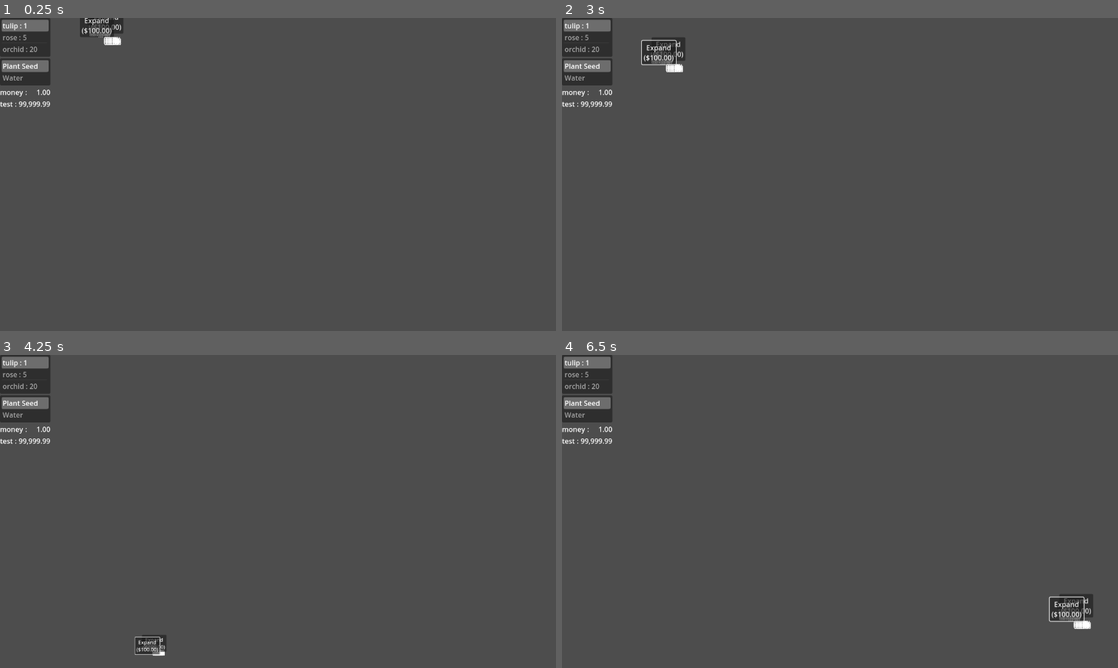
Above: before the commit, frames 1-4 (two rows, left to right).
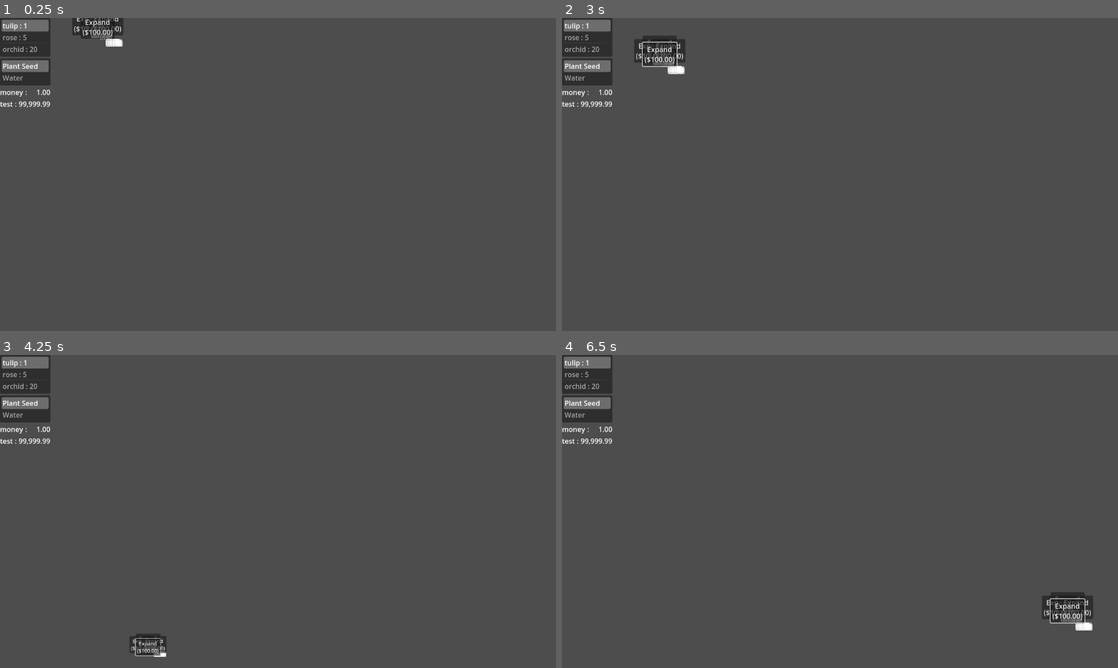
Above: after the commit, the same moments.

Repository: AtkinTC/Godot-Garden
Game: Godot game, scene res://Scenes/main.tscn
Same seed, same stepped clock (60 frames per second), same inputs: the game is played once before the commit and once after it.
Inputs (mouse positions are in pixels of both pictures, inside the frame that each line leads up to):
- Up to frame 1 (0.25 s): no input
- Up to frame 2 (3 s): click (650, 21) at 0.52 s; click "Expand ($100.00)" at 1.25 s; click "Expand ($100.00)" at 2 s; tap Enter at 2.75 s; move the mouse to (812, 237) at 2.77 s; hold W (ui_up) from 2.78 s (still down); tap Mouse wheel up (zoom_in) at 2.85 s
- Up to frame 3 (4.25 s): keep holding W (ui_up); move the mouse to (444, 558) at 3.52 s; tap Mouse wheel down (zoom_out) at 3.6 s
- Up to frame 4 (6.5 s): move the mouse to (673, 464) at 4.27 s; release W (ui_up) at 4.28 s; hold A (ui_left) 4.28-5.78 s; tap Mouse wheel up (zoom_in) at 4.35, 5.85 s; tap Space at 5 s; move the mouse to (867, 511) at 5.02 s; tap Mouse wheel down (zoom_out) at 5.1 s; tap Enter at 5.75 s; move the mouse to (756, 433) at 5.77 s; hold S (ui_down) from 5.78 s (still down)

The runs differ from the first frame. In frame 1, 0.4% of the frame differs, in the area x 13-23%, y 0-10%; in frame 2, 0.6%, in the area x 13-23%, y 5-18%; in frame 3, 0.3%; in frame 4, 0.6%.
Error in both runs: Invalid access to property or key 'minimum_size' on a base object of type 'TextureProgressBar'. (res://Scenes/Garden/GardenPlotNode.gd:66)

Commit message:
Garden can be expanded in every direction
-replaced PlantManager garden_plots dictionary with custom Array2D
-created reusable GardenExpandPanel to use for each direction

Diff:
--- /dev/null
+++ b/Scenes/Garden/GardenExpandPanel.gd
@@ -0,0 +1,31 @@
+extends Control
+class_name GardenExpandPanel
+
+signal expand_panel_pressed(exp_v : Vector2)
+
+@onready var button : Button = $ExpandButton
+
+@export var expand_v : Vector2 = Vector2.ZERO
+@export_node_path var garden_path : NodePath
+var parent_garden : GardenGrid
+
+func _ready():
+	var node = get_node_or_null(garden_path)
+	if(node != null && node is GardenGrid):
+		parent_garden = node
+		expand_panel_pressed.connect(parent_garden._on_expand_panel_pressed)
+
+	update_display_price()
+
+func _process(delta):
+	update_display_price()
+
+func update_display_price():
+	if(parent_garden == null):
+		return
+
+	var price := parent_garden.get_expansion_price(expand_v)
+	button.text = "Expand\n($%.2f)" % price
+
+func _on_expand_button_pressed():
+	expand_panel_pressed.emit(expand_v)
--- /dev/null
+++ b/Scenes/Garden/GardenExpandPanel.tscn
@@ -0,0 +1,27 @@
+[gd_scene load_steps=2 format=3 uid="uid://d1f4uahxtegx1"]
+
+[ext_resource type="Script" path="res://Scenes/Garden/GardenExpandPanel.gd" id="1_tnc7q"]
+
+[node name="ExpandPanel" type="Panel"]
+minimum_size = Vector2(100, 100)
+offset_left = 208.0
+offset_right = 308.0
+offset_bottom = 100.0
+script = ExtResource( "1_tnc7q" )
+
+[node name="ExpandButton" type="Button" parent="."]
+anchor_left = 0.5
+anchor_top = 0.5
+anchor_right = 0.5
+anchor_bottom = 0.5
+offset_left = -33.0
+offset_top = -15.5
+offset_right = 33.0
+offset_bottom = 15.5
+grow_horizontal = 2
+grow_vertical = 2
+text = "Expand
+($100)"
+metadata/_edit_use_custom_anchors = false
+
+[connection signal="pressed" from="ExpandButton" to="." method="_on_expand_button_pressed"]
--- a/Scenes/Garden/GardenGrid.gd
+++ b/Scenes/Garden/GardenGrid.gd
@@ -5,11 +5,10 @@
 
 @onready var grid : GridContainer = $UIGrid/Grid
 
-@onready var expand_right_button: Button = $UIGrid/Right/ExpandRightButton
-@onready var expand_down_button: Button = $UIGrid/Down/ExpandDownButton
-
-var width: int = 3
-var height: int = 3
+var min_x : int = -1
+var max_x : int = 1
+var min_y : int = -1
+var max_y : int = 1
 
 @export var plot_base_price : float = (100.0/3)
 @export var min_garden_size : int = 9
@@ -17,56 +16,52 @@
 # Called when the node enters the scene tree for the first time.
 func _ready():
 	position = Vector2.ZERO
-	PlantManager.setup_garden_plots(width, height)
+	PlantManager.setup_garden_plots(Vector2(width(), height()), Vector2(min_x, min_y))
 	reset_grid_plots()
-	update_expand_price_display()
+
+func width() -> int:
+	return max_x - min_x + 1
+
+func height()  -> int:
+	return max_y - min_y + 1
 
 func reset_grid_plots():
 	for child in grid.get_children():
 		child.queue_free()
 
-	grid.set_columns(width)
+	grid.set_columns(width())
 
-	for y in height:
-		for x in width:
+	for y in range(min_y, max_y+1):
+		for x in range(min_x, max_x+1):
 			var garden_plot_node : GardenPlotNode = garden_plot_node_scene.instantiate()
 			garden_plot_node.set_plot_coord(Vector2(x,y))
 			grid.add_child(garden_plot_node)
 
-func get_expansion_price(right: int, down: int):
-	var new_width := width + right
-	var new_height := height + down
+func get_expansion_price(exp_v : Vector2) -> float:
+	var new_width : int = width() + abs(exp_v.x)
+	var new_height : int = height() + abs(exp_v.y)
 
-	var current_plots := width * height
+	var current_plots := width() * height()
 	var new_plots := (new_width * new_height) - current_plots
 
 	return plot_base_price * new_plots * (current_plots * 1.0 / min_garden_size)
 
-func purchase_expansion(right: int, down: int):
-	var total_cost := {"MONEY": get_expansion_price(right, down)}
+func purchase_expansion(exp_v : Vector2):
+	var total_cost := {"MONEY": get_expansion_price(exp_v)}
 	if(!PurchaseManager.can_afford(total_cost)):
 		return
 
 	PurchaseManager.spend(total_cost)
-	expand(right, down)
+	expand(exp_v)
 
-func update_expand_price_display():
-	var base_price_right : float = get_expansion_price(1, 0)
-	var base_price_down : float = get_expansion_price(0, 1)
+func expand(exp_v : Vector2):
+	min_x += min(exp_v.x, 0) as int
+	max_x += max(exp_v.x, 0) as int
+	min_y += min(exp_v.y, 0) as int
+	max_y += max(exp_v.y, 0) as int
 
-	expand_right_button.text = "Expand\n($%.2f)" % base_price_right
-	expand_down_button.text = "Expand\n($%.2f)" % base_price_down
+	PlantManager.setup_garden_plots(Vector2(width(), height()), Vector2(min_x, min_y))
+	reset_grid_plots()
 
-func expand(right: int, down: int):
-	width += right
-	height += down
-
-	PlantManager.setup_garden_plots(width, height)
-	reset_grid_plots()
-	update_expand_price_display()
-
-func _on_expand_right_button_pressed():
-	purchase_expansion(1,0)
-
-func _on_expand_left_button_pressed():
-	purchase_expansion(0,1)
+func _on_expand_panel_pressed(exp_v : Vector2):
+	purchase_expansion(exp_v)
--- a/Scenes/main.tscn
+++ b/Scenes/main.tscn
@@ -8,6 +8,7 @@
 [ext_resource type="Script" path="res://Scenes/UI/ResourceDisplayBox.gd" id="4_b13kc"]
 [ext_resource type="PackedScene" uid="uid://cgvrlmebsl31q" path="res://Scenes/UI/ResourceDisplay.tscn" id="4_c7a2p"]
 [ext_resource type="Script" path="res://Scripts/Camera.gd" id="4_sbgaj"]
+[ext_resource type="PackedScene" uid="uid://d1f4uahxtegx1" path="res://Scenes/Garden/GardenExpandPanel.tscn" id="7_rejdf"]
 
 [node name="Main" type="Node2D"]
 script = ExtResource( "1_83mxw" )
@@ -65,8 +66,8 @@
 position = Vector2(205, 5)
 
 [node name="GardenGrid" type="Control" parent="GardenNode"]
-offset_right = 121.0
-offset_bottom = 135.0
+offset_right = 320.0
+offset_bottom = 317.0
 grow_horizontal = 2
 grow_vertical = 2
 size_flags_horizontal = 3
@@ -76,63 +77,106 @@
 [node name="UIGrid" type="GridContainer" parent="GardenNode/GardenGrid"]
 offset_right = 40.0
 offset_bottom = 40.0
-columns = 2
+columns = 3
+
+[node name="Filler" type="Control" parent="GardenNode/GardenGrid/UIGrid"]
+minimum_size = Vector2(100, 100)
+offset_right = 100.0
+offset_bottom = 100.0
+
+[node name="ExpandPanelNorth" parent="GardenNode/GardenGrid/UIGrid" instance=ExtResource( "7_rejdf" )]
+offset_left = 104.0
+offset_right = 412.0
+expand_v = Vector2(0, -1)
+garden_path = NodePath("../..")
+
+[node name="Filler2" type="Control" parent="GardenNode/GardenGrid/UIGrid"]
+minimum_size = Vector2(100, 100)
+offset_left = 416.0
+offset_right = 516.0
+offset_bottom = 100.0
+
+[node name="ExpandPanelWest" parent="GardenNode/GardenGrid/UIGrid" instance=ExtResource( "7_rejdf" )]
+offset_left = 0.0
+offset_top = 104.0
+offset_right = 100.0
+offset_bottom = 412.0
+expand_v = Vector2(-1, 0)
+garden_path = NodePath("../..")
 
 [node name="Grid" type="GridContainer" parent="GardenNode/GardenGrid/UIGrid"]
-offset_right = 100.0
-offset_bottom = 100.0
+offset_left = 104.0
+offset_top = 104.0
+offset_right = 412.0
+offset_bottom = 412.0
 size_flags_horizontal = 3
-columns = 4
+columns = 3
 metadata/_edit_layout_mode = 1
 metadata/_edit_use_custom_anchors = false
 
 [node name="GardenPlot" parent="GardenNode/GardenGrid/UIGrid/Grid" instance=ExtResource( "2_klh75" )]
 
-[node name="Right" type="Panel" parent="GardenNode/GardenGrid/UIGrid"]
-minimum_size = Vector2(100, 100)
+[node name="GardenPlot2" parent="GardenNode/GardenGrid/UIGrid/Grid" instance=ExtResource( "2_klh75" )]
 offset_left = 104.0
 offset_right = 204.0
-offset_bottom = 100.0
-size_flags_horizontal = 0
-size_flags_vertical = 4
 
-[node name="ExpandRightButton" type="Button" parent="GardenNode/GardenGrid/UIGrid/Right"]
-anchor_left = 0.5
-anchor_top = 0.5
-anchor_right = 0.5
-anchor_bottom = 0.5
-offset_left = -33.0
-offset_top = -15.5
-offset_right = 33.0
-offset_bottom = 15.5
-grow_horizontal = 2
-grow_vertical = 2
-text = "Expand
-($100)"
-metadata/_edit_use_custom_anchors = false
+[node name="GardenPlot3" parent="GardenNode/GardenGrid/UIGrid/Grid" instance=ExtResource( "2_klh75" )]
+offset_left = 208.0
+offset_right = 308.0
 
-[node name="Down" type="Panel" parent="GardenNode/GardenGrid/UIGrid"]
+[node name="GardenPlot4" parent="GardenNode/GardenGrid/UIGrid/Grid" instance=ExtResource( "2_klh75" )]
+offset_top = 104.0
+offset_bottom = 204.0
+
+[node name="GardenPlot5" parent="GardenNode/GardenGrid/UIGrid/Grid" instance=ExtResource( "2_klh75" )]
+offset_left = 104.0
+offset_top = 104.0
+offset_right = 204.0
+offset_bottom = 204.0
+
+[node name="GardenPlot6" parent="GardenNode/GardenGrid/UIGrid/Grid" instance=ExtResource( "2_klh75" )]
+offset_left = 208.0
+offset_top = 104.0
+offset_right = 308.0
+offset_bottom = 204.0
+
+[node name="GardenPlot7" parent="GardenNode/GardenGrid/UIGrid/Grid" instance=ExtResource( "2_klh75" )]
+offset_top = 208.0
+offset_bottom = 308.0
+
+[node name="GardenPlot8" parent="GardenNode/GardenGrid/UIGrid/Grid" instance=ExtResource( "2_klh75" )]
+offset_left = 104.0
+offset_top = 208.0
+offset_right = 204.0
+offset_bottom = 308.0
+
+[node name="GardenPlot9" parent="GardenNode/GardenGrid/UIGrid/Grid" instance=ExtResource( "2_klh75" )]
+offset_left = 208.0
+offset_top = 208.0
+offset_right = 308.0
+offset_bottom = 308.0
+
+[node name="ExpandPanelEast" parent="GardenNode/GardenGrid/UIGrid" instance=ExtResource( "7_rejdf" )]
+offset_left = 416.0
+offset_top = 104.0
+offset_right = 516.0
+offset_bottom = 412.0
+expand_v = Vector2(1, 0)
+garden_path = NodePath("../..")
+
+[node name="Filler3" type="Control" parent="GardenNode/GardenGrid/UIGrid"]
 minimum_size = Vector2(100, 100)
-offset_top = 104.0
+offset_top = 416.0
 offset_right = 100.0
-offset_bottom = 204.0
-size_flags_horizontal = 4
-size_flags_vertical = 0
+offset_bottom = 516.0
 
-[node name="ExpandDownButton" type="Button" parent="GardenNode/GardenGrid/UIGrid/Down"]
-anchor_left = 0.5
-anchor_top = 0.5
-anchor_right = 0.5
-anchor_bottom = 0.5
-offset_left = -33.0
-offset_top = -15.5
-offset_right = 33.0
-offset_bottom = 15.5
-grow_horizontal = 2
-grow_vertical = 2
-text = "Expand
-($100)"
-metadata/_edit_use_custom_anchors = false
+[node name="ExpandPanelSouth" parent="GardenNode/GardenGrid/UIGrid" instance=ExtResource( "7_rejdf" )]
+offset_left = 104.0
+offset_top = 416.0
+offset_right = 412.0
+offset_bottom = 516.0
+expand_v = Vector2(0, 1)
+garden_path = NodePath("../..")
 
 [node name="Camera" type="Camera2D" parent="."]
 position = Vector2(640, 360)
@@ -144,5 +188,3 @@
 
 [connection signal="item_selected" from="UI/H/LPanel/V/SeedsMenu" to="UI/H/LPanel/V/SeedsMenu" method="_on_seeds_menu_item_selected"]
 [connection signal="item_selected" from="UI/H/LPanel/V/ActionsMenu" to="UI/H/LPanel/V/ActionsMenu" method="_on_actions_menu_item_selected"]
-[connection signal="pressed" from="GardenNode/GardenGrid/UIGrid/Right/ExpandRightButton" to="GardenNode/GardenGrid" method="_on_expand_right_button_pressed"]
-[connection signal="pressed" from="GardenNode/GardenGrid/UIGrid/Down/ExpandDownButton" to="GardenNode/GardenGrid" method="_on_expand_left_button_pressed"]
--- a/Singletons/PlantManager.gd
+++ b/Singletons/PlantManager.gd
@@ -50,22 +50,29 @@
 	}
 }
 
-var garden_plots := {}
+var garden_plots : Array2D
 
 var selected_plant_key : String
 
-func setup_garden_plots(width: int, height: int):
-	for y in height:
-		for x in width:
+func setup_garden_plots(_size : Vector2, _offset : Vector2 = Vector2.ZERO):
+	var old := garden_plots
+	garden_plots = Array2D.new(_size, _offset)
+
+	if(old != null):
+		garden_plots.insert(old)
+
+	for x in garden_plots.range_x():
+		for y in garden_plots.range_y():
 			var coord := Vector2(x,y)
-			if(!garden_plots.has(coord)):
+			if(old == null || !(x in old.range_x()) || !(y in old.range_y())):
 				var garden_plot : GardenPlot = GardenPlot.new()
 				garden_plot.set_coord(coord)
 				set_garden_plot(coord, garden_plot)
 
 func step_garden_plots(step_time : float):
-	for coord in garden_plots.keys():
-		(garden_plots[coord] as GardenPlot).step(step_time)
+	for x in garden_plots.range_x():
+		for y in garden_plots.range_y():
+			(garden_plots.get_at(Vector2(x,y)) as GardenPlot).step(step_time)
 
 func get_plant_type_keys() -> Array:
 	return plant_types.keys()
@@ -77,10 +84,12 @@
 	return plant_types.get(plant_type_key, {}).get(attribute_key, null)
 
 func set_garden_plot(coord : Vector2, garden_plot : GardenPlot):
-	garden_plots[coord] = garden_plot
+	garden_plots.set_at(coord, garden_plot)
 
 func get_garden_plot(coord : Vector2):
-	return garden_plots.get(coord)
+	if(garden_plots == null):
+		return null
+	return garden_plots.get_at(coord)
 
 func set_selected_plant_key(plant_key : String):
 	selected_plant_key = plant_key
--- a/project.godot
+++ b/project.godot
@@ -23,6 +23,11 @@
 "class": &"CustCamera2D",
 "language": &"GDScript",
 "path": "res://Scripts/Camera.gd"
+}, {
+"base": "Control",
+"class": &"GardenExpandPanel",
+"language": &"GDScript",
+"path": "res://Scenes/Garden/GardenExpandPanel.gd"
 }, {
 "base": "Control",
 "class": &"GardenGrid",
@@ -58,6 +63,7 @@
 "ActionsMenu": "",
 "Array2D": "",
 "CustCamera2D": "",
+"GardenExpandPanel": "",
 "GardenGrid": "",
 "GardenPlot": "",
 "GardenPlotNode": "",
Not shown: 1 places in Scenes/main.tscn that only renumber resources
